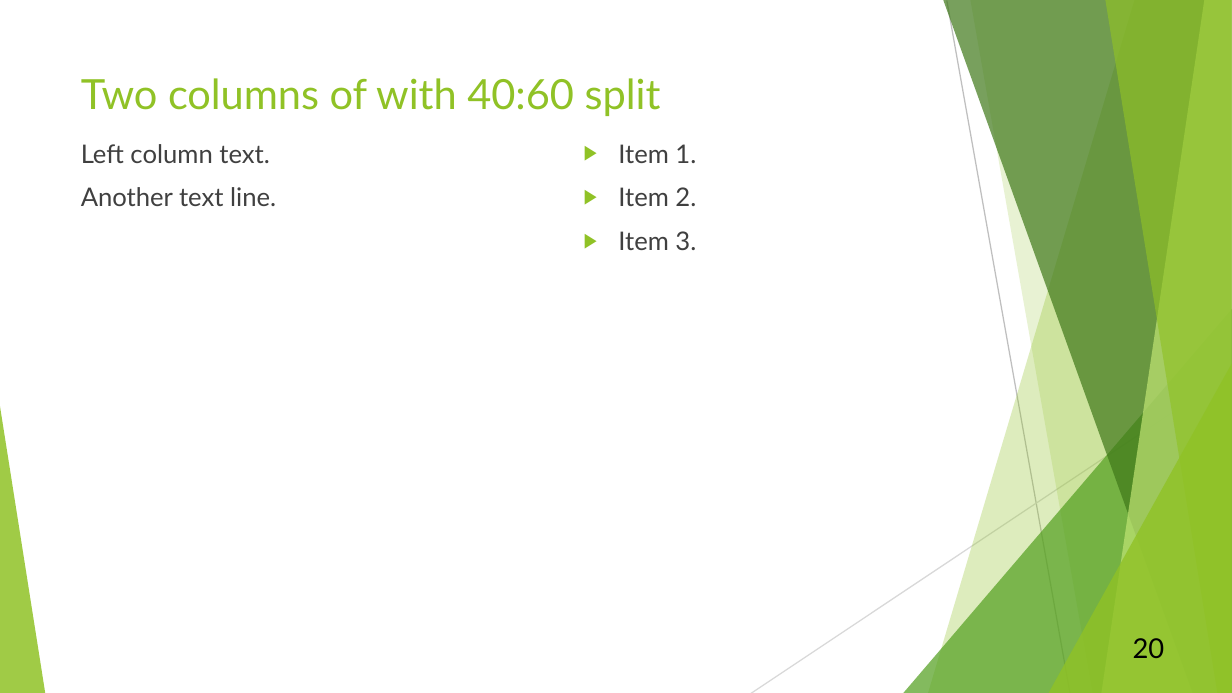
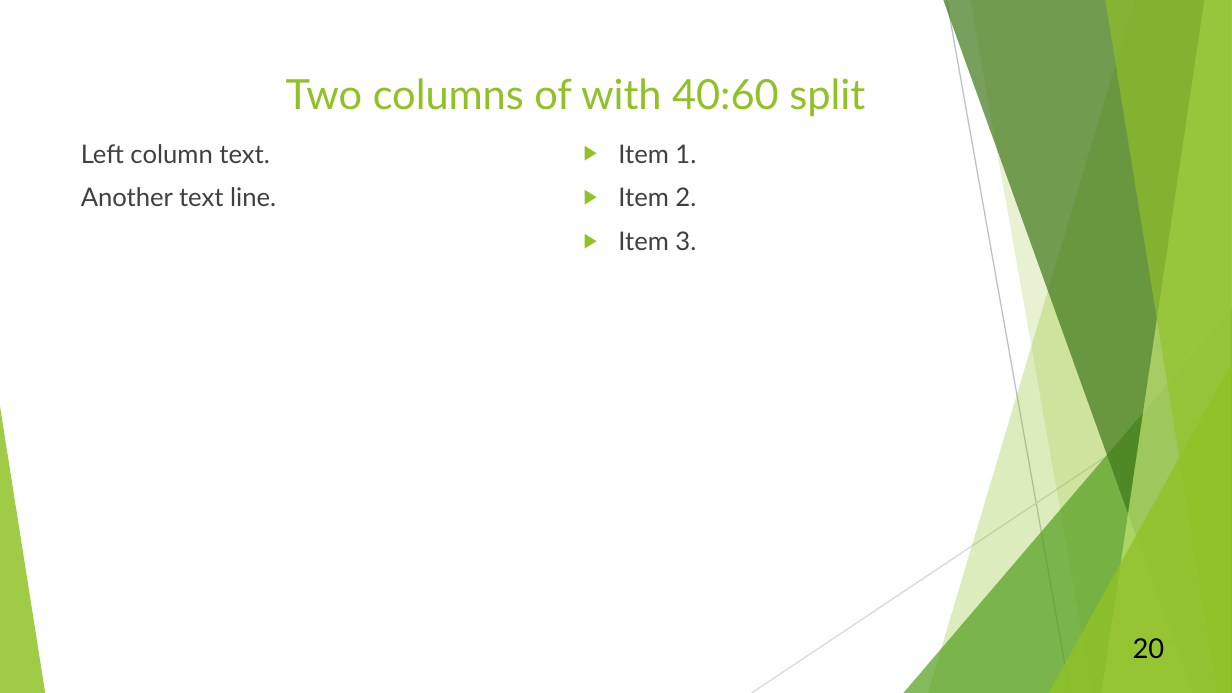
Before and after one commit to SR1000000/Multi-agent-Research-Synthesis, a slide deck: slide 20 of src/processing/export/reference.pptx. Drawn at 1232x693 pixels with LibreOffice and Linux fonts; fonts in the diff are those of the drawing. Boxes give left, top, right and bottom in pixels: in the first picture for what was removed or moved away, otherwise in the second. Text is boxed around its words. In the diff, an @@ line names an element or a change of style, - is before the commit and + after.

```diff
--- a/src/processing/export/reference.pptx
+++ b/src/processing/export/reference.pptx
@@ title "Two columns of with 40:60 ...": place and size @@
-title "Two columns of with 40:60 ..." at box(81, 78, 661, 116)
+title "Two columns of with 40:60 ..." at box(286, 78, 865, 116)
@@ title "Two columns of with 40:60 ..." at box(286, 78, 865, 116): alignment left to centre @@
```
Also in this commit, not shown: 23 other slides changed, 1 other file.
